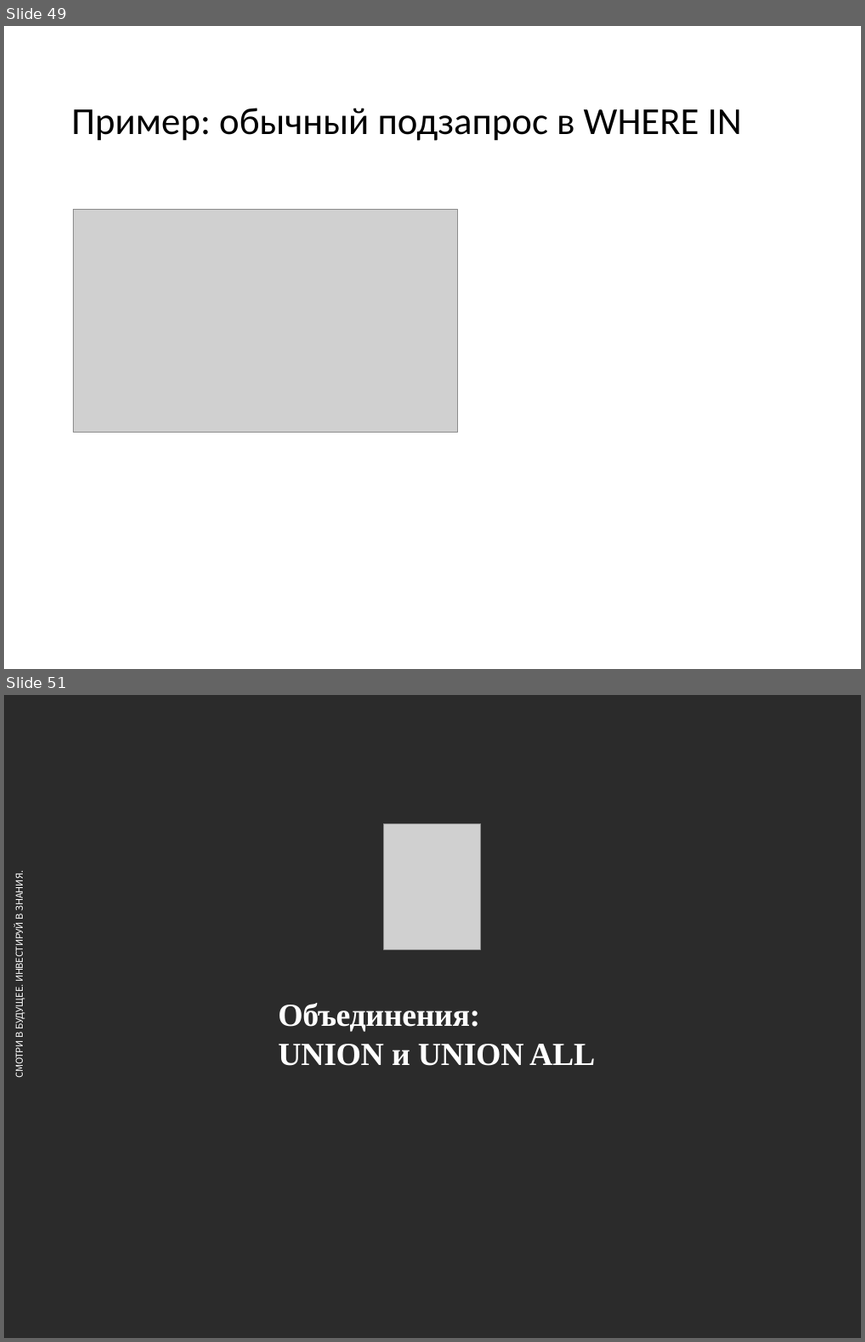
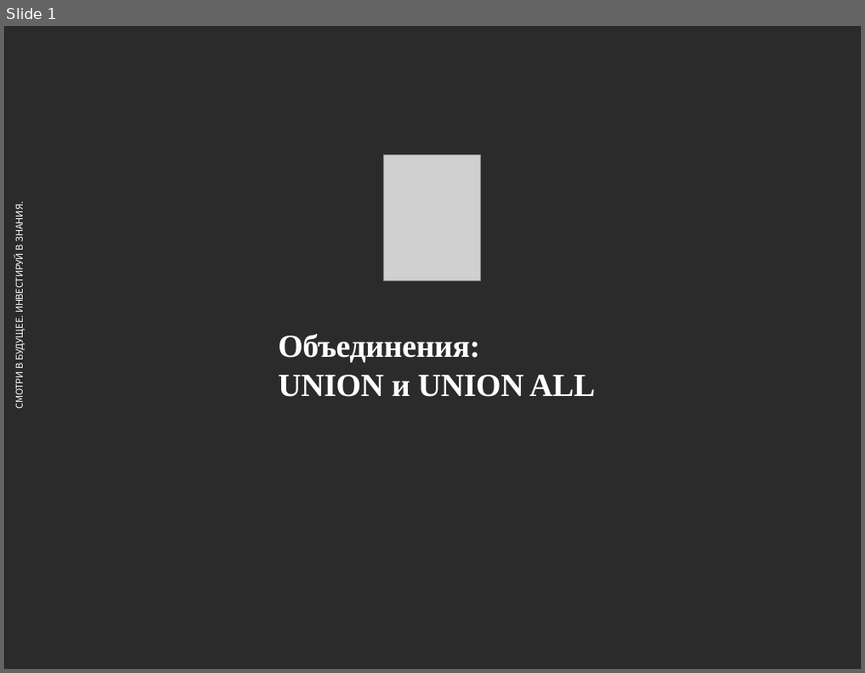
Before and after one commit to andreyzhurlov/ais_postgresql_course_v2, a slide deck: lecture_05/05_UNION_CTE_Группировки_и_Агрегация.pptx. Shown one above the other, each under a label of ours: slides 49 and 51 before the commit, slide 1 after it; the slides between them are not shown. The pictures are 865x1342 and 865x673 pixels, drawn with LibreOffice and Linux fonts; fonts in the diff are those of the drawing; grey boxes stand for pictures; background and template pictures are left out; a plain dark background stands for a picture behind light text. Boxes give left, top, right and bottom in pixels: in the first picture for what was removed or moved away, otherwise in the second. Text is boxed around its words. In the diff, an @@ line names an element or a change of style, - is before the commit and + after.

```diff
--- a/lecture_05/05_UNION_CTE_Группировки_и_Агрегация.pptx
+++ b/lecture_05/05_UNION_CTE_Группировки_и_Агрегация.pptx
@@ slide 49 removed at [4,26,861,669], background #FFFFFF @@
@@ title removed at [71,108,742,141] @@
-Пример: обычный подзапрос в WHERE IN
@@ picture removed at [74,210,458,432] @@
@@ what was slide 51 is now slide 1 @@
```
Also in this commit, not shown: 49 other slides removed.
